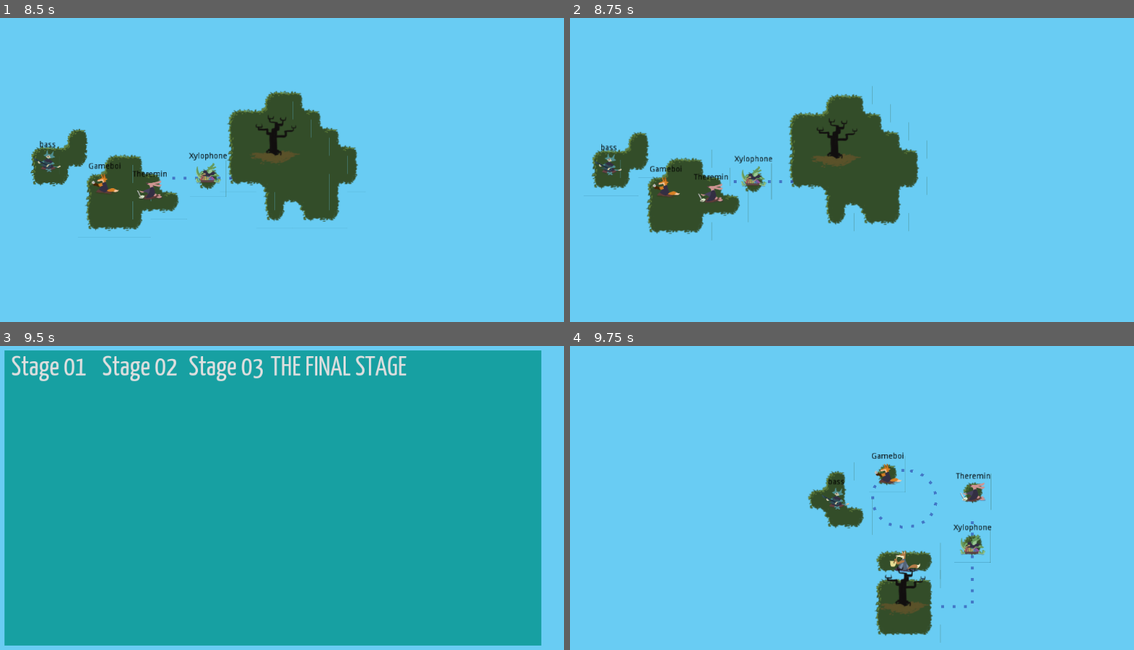
Above: before the commit, frames 1-4 (two rows, left to right).
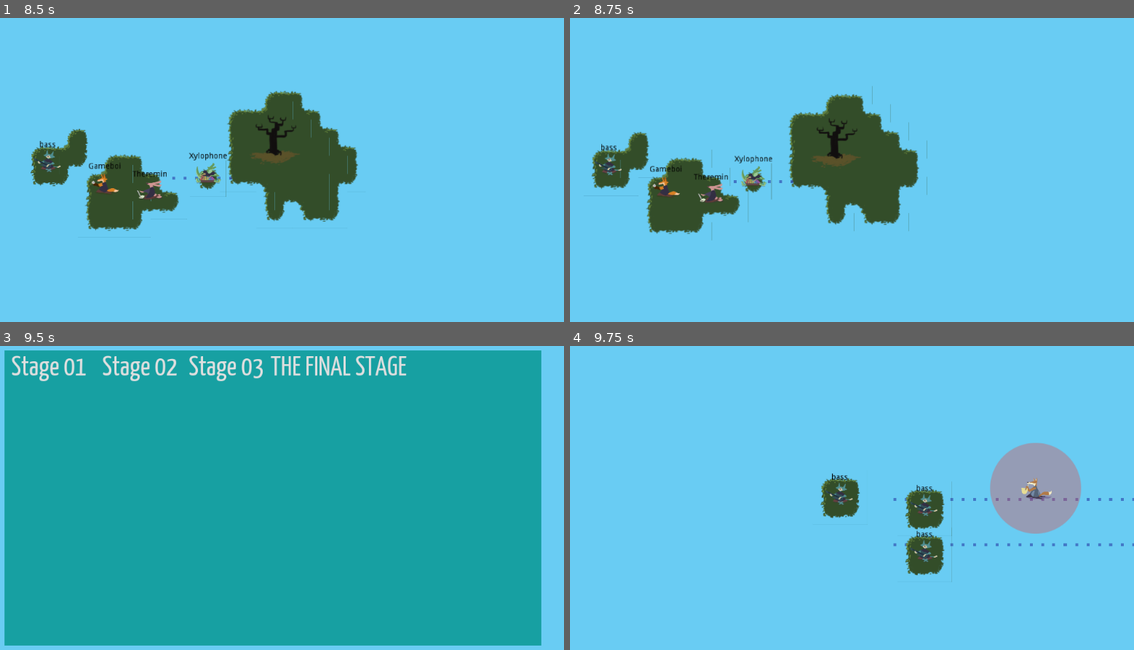
Above: after the commit, the same moments.

Repository: uspgamedev/skyjammers
Game: Godot game, scene res://menus/stage-selector/main.tscn
The game is run twice, just before and just after one commit, with the same random seed, the same clock (stepped at 60 frames per second) and the same inputs. Sound files missing from this copy of the repository are replaced by a short silence.
Inputs:
- Up to frame 1 (8.5 s): click "Stage 01" at 0.5 s; tap Enter (ui_accept) at 1.25, 1.52, 2.27, 3.77, 4.52, 6.02, 7.52, 8.27 s; hold Space (action_play) 1.28-2.03 s; tap Space (action_play) at 2.1, 3.6, 5.85, 7.35 s; hold Space (action_play) 2.78-3.53 s; hold Space (action_play) 4.28-5 s; click "Stage 02" at 5 s; hold Space (action_play) 6.53-7.28 s; hold Space (action_play) from 8.03 s (still down)
- Up to frame 2 (8.75 s): keep holding Space (action_play)
- Up to frame 3 (9.5 s): release Space (action_play) at 8.78 s; tap Space (action_play) at 8.85 s; tap Enter (ui_accept) at 9.02 s
- Up to frame 4 (9.75 s): click "Stage 03" at 9.5 s

Frames 1-3 are identical in both runs. In frame 4, 9.7% of the frame differs, in the area x 42-100%, y 31-96%.

Commit message:
Add Stage 3 to LevelSelector

Diff:
--- a/game/islands/Tileset.tscn
+++ b/game/islands/Tileset.tscn
@@ -2,7 +2,7 @@
 
 [ext_resource path="res://islands/tiles_true.png" type="Texture" id=1]
 
-[node name="Node2D" type="Node2D" index="0"]
+[node name="Node2D" type="Node2D"]
 
 [node name="01-upleft" type="Sprite" parent="." index="0"]
 
--- a/game/menus/stage-selector/main.tscn
+++ b/game/menus/stage-selector/main.tscn
@@ -3,7 +3,7 @@
 [ext_resource path="res://menus/theme.tres" type="Theme" id=1]
 [ext_resource path="res://menus/stage-selector/button.tscn" type="PackedScene" id=2]
 [ext_resource path="res://stages/stage01.tscn" type="PackedScene" id=3]
-[ext_resource path="res://stages/stage02.tscn" type="PackedScene" id=4]
+[ext_resource path="res://stages/stage03.tscn" type="PackedScene" id=4]
 [ext_resource path="res://test/TheFinalStage.tscn" type="PackedScene" id=5]
 
 [node name="StageSelector" type="Control" index="0"]
@@ -58,7 +58,7 @@
 anchor_top = 0.0
 anchor_right = 0.0
 anchor_bottom = 0.0
-margin_right = 778.0
+margin_right = 711.0
 margin_bottom = 72.0
 rect_pivot_offset = Vector2( 0, 0 )
 mouse_filter = 1
--- a/game/stages/base.tscn
+++ b/game/stages/base.tscn
@@ -4,7 +4,7 @@
 [ext_resource path="res://input/input.tscn" type="PackedScene" id=2]
 [ext_resource path="res://audio/AudioManager.tscn" type="PackedScene" id=3]
 
-[node name="Stage" type="Node2D" index="0"]
+[node name="Stage" type="Node2D"]
 
 position = Vector2( 21.1771, 19.5481 )
 script = ExtResource( 1 )
--- a/game/stages/stage02.tscn
+++ b/game/stages/stage02.tscn
@@ -30,12 +30,9 @@
 
 initial_bard_path = NodePath("Instruments/Island/Bass")
 
-[node name="Instruments" parent="." index="1"]
+[node name="Path2D" parent="Instruments" index="0" instance=ExtResource( 2 )]
 
 editor/display_folded = true
-
-[node name="Path2D" parent="Instruments" index="0" instance=ExtResource( 2 )]
-
 curve = SubResource( 1 )
 cyclic = true
 speed = 0.5
@@ -67,6 +64,7 @@
 
 [node name="Island" parent="Instruments" index="2" instance=ExtResource( 6 )]
 
+editor/display_folded = true
 position = Vector2( 0, 30 )
 tile_data = PoolIntArray( -65537, 0, 0, -131072, 3, 0, -2, 0, 0, -1, 31, 0, -65536, 24, 0, 65534, 12, 0, 65535, 19, 0, 0, 28, 0, 1, 3, 0, 131071, 12, 0, 65536, 14, 0, 65537, 15, 0 )
 
@@ -74,6 +72,7 @@
 
 [node name="Island3" parent="Instruments" index="3" instance=ExtResource( 8 )]
 
+editor/display_folded = true
 position = Vector2( 120, 140 )
 tile_data = PoolIntArray( -2, 0, 0, -1, 1, 0, -65536, 1, 0, -65535, 3, 0, 65534, 12, 0, 65535, 18, 0, 0, 18, 0, 1, 15, 0 )
 
@@ -81,12 +80,14 @@
 
 [node name="Island4" parent="Instruments" index="4" instance=ExtResource( 6 )]
 
+editor/display_folded = true
 position = Vector2( 120, 220 )
 
 [node name="Goal" parent="Instruments/Island4" index="0" instance=ExtResource( 10 )]
 
 [node name="Island2" parent="Instruments" index="5" instance=ExtResource( 3 )]
 
+editor/display_folded = true
 position = Vector2( 241, 18 )
 _sections_unfolded = [ "Cell", "Transform" ]
 
